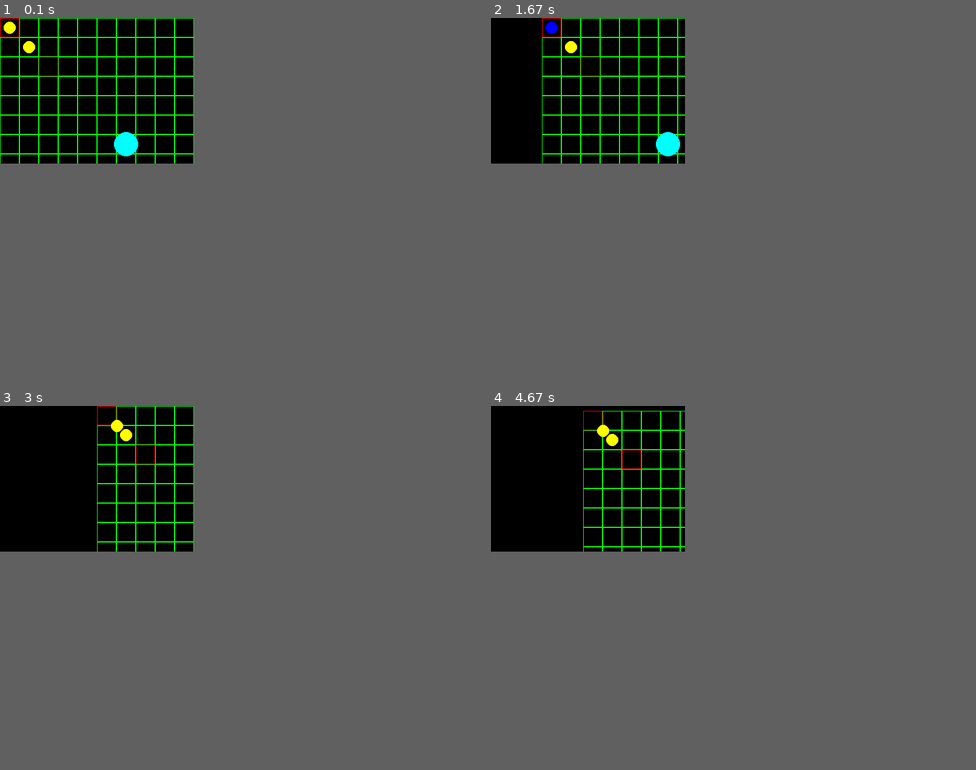
Above: before the commit, frames 1-4 (two rows, left to right).
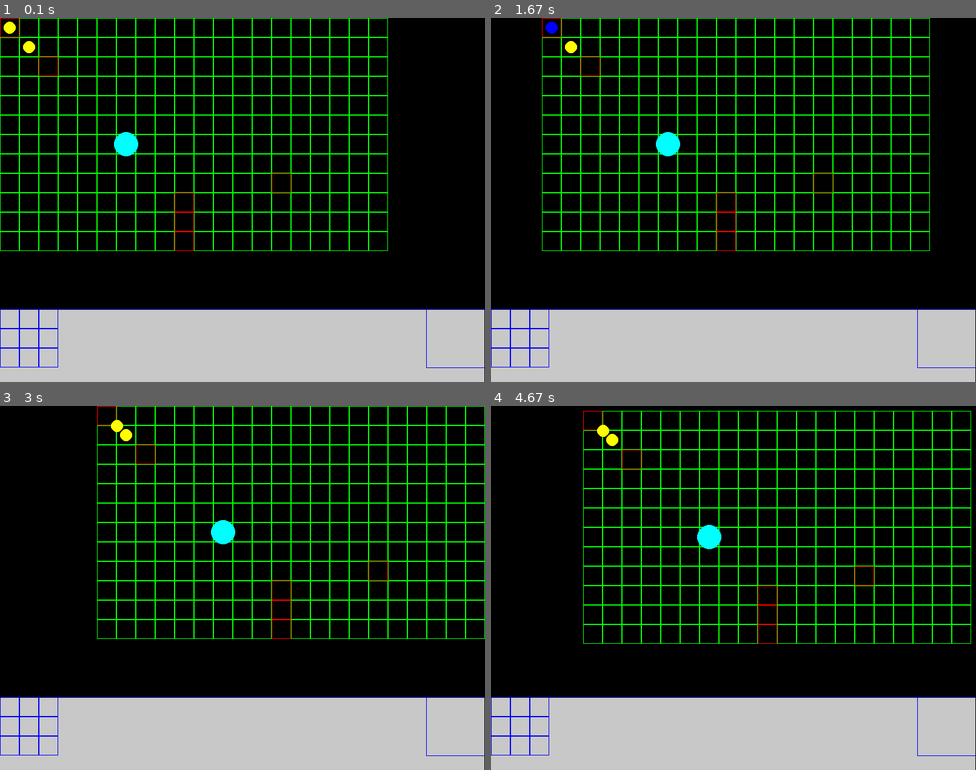
Above: after the commit, the same moments.

Repository: Xitog/tallentaa
Game: pygame game, started from projet_rts/python/rts.py
The game is run twice, just before and just after one commit, with the same random seed, the same clock (stepped at 60 frames per second) and the same inputs. The source is Python 2; it was converted automatically to run under Python 3.
Inputs (mouse positions are in pixels of both pictures, inside the frame that each line leads up to):
- Up to frame 1 (0.1 s): no input
- Up to frame 2 (1.67 s): hold Space 0.33-0.87 s; hold Left 0.33-0.87 s; click (520, 28) at 0.95 s; hold Shift from 1.23 s (still down); hold Left from 1.23 s (still down)
- Up to frame 3 (3 s): release Shift at 1.77 s; release Left at 1.77 s; right-click (116, 431) at 1.85 s; press the mouse at (184, 533) at 2.17 s; move the mouse to (155, 482) at 2.27 s; release the mouse at (121, 435) at 2.4 s; hold Left from 2.47 s (still down)
- Up to frame 4 (4.67 s): release Left at 3 s; hold Down 3.03-3.33 s; hold Left 3.37-3.77 s; hold Up 3.8-4.17 s; hold Right from 4.2 s (still down)
In our replay, the window is 320x240 before the commit and 800x600 after it. These sizes can differ from the game's own. Grey fills any space a smaller window leaves; there, only what the larger window draws over its background counts as a difference.

The runs differ from the first frame. In frame 1, 24% of the frame differs, in the area x 0-100%, y 0-100%; in frame 2, 25%; in frame 3, 25%; in frame 4, 25%.

Commit message:
Baselib : condition pour appeler les méthodes sur le nombre de params. Interpret2 : plusieurs paramètres pour les fonctions. ? pour les id à la fin (booléen). rts : de 32 en 32 sans s'arrêter au milieu. Chaînage des instructions !

Diff:
--- a/projet_language/calcoolette/baselib.py
+++ b/projet_language/calcoolette/baselib.py
@@ -25,37 +25,45 @@
                 return self.send_str(target, msg, par, scope)
 
     def send_int(self, target, msg, par, scope):
+        # check
+        if msg in ['add', 'sub', 'div', 'mul', 'pow', 'mod', 'lshift', 'rshift', 'and', 'or', 'xor','cmp']:
+            if len(par) != 1: raise Exception('%s function take 1 parameter, %d given' % (msg, len(par)))
+        elif msg in ['abs', 'inv', 'invbin', 'to_s', 'to_f', 'to_i', 'size']:
+            if len(par) != 0: raise Exception('%s function take 1 parameter, %d given' % (msg, len(par)))
+        elif msg in ['between?']:
+            if len(par) != 2: raise Exception('%s function take 2 parameters, %d given' % (msg, len(par)))
+        # do
         if msg == 'add':
-            return target + par
+            return target + par[0]
         elif msg == 'sub':
-            return target - par
+            return target - par[0]
         elif msg == 'div':
-            return target / par
+            return target / par[0]
         elif msg == 'mul':
-            return target * par
+            return target * par[0]
         elif msg == 'pow':
-            return target ** par
+            return target ** par[0]
         elif msg == 'mod':
-            return target % par
+            return target % par[0]
         elif msg == 'abs':
             return abs(target)
         elif msg == 'inv':
             return -target
         elif msg == 'lshift':
-            return target << par
+            return target << par[0]
         elif msg == 'rshift':
-            return target >> par
+            return target >> par[0]
         elif msg == 'and':
-            return target & par
+            return target & par[0]
         elif msg == 'or':
-            return target | par
+            return target | par[0]
         elif msg == 'xor':
-            return target ^ par
+            return target ^ par[0]
         elif msg == 'invbin':
             return ~target
         elif msg == 'cmp':
-            if target > par: return 1
-            elif target < par: return -1
+            if target > par[0]: return 1
+            elif target < par[0]: return -1
             else: return 0
         elif msg == 'to_s':
             return str(target)
@@ -65,22 +73,30 @@
             return target
         elif msg == 'size':
             return sys.getsizeof(target)
+        elif msg == 'between?':
+            return target >= par[1] and target <= par[0];
         else:
             raise Exception("Function %s not known for integer" % (msg,))
 
     def send_flt(self, target, msg, par, scope):
+        # check
+        if msg in ['add', 'sub', 'div', 'mul', 'pow', 'mod']:
+            if len(par) != 1: raise Exception('%s function take 1 parameter, %d given' % (msg, len(par)))
+        elif msg in ['abs', 'inv', 'round', 'trunc', 'floor', 'to_i', 'ceil']:
+            if len(par) != 0: raise Exception('%s function take 1 parameter, %d given' % (msg, len(par)))
+        # do
         if msg == 'add':
-            return target + par
+            return target + par[0]
         elif msg == 'sub':
-            return target - par
+            return target - par[0]
         elif msg == 'div':
-            return target / par
+            return target / par[0]
         elif msg == 'mul':
-            return target * par
+            return target * par[0]
         elif msg == 'pow':
-            return target ** par
+            return target ** par[0]
         elif msg == 'mod':
-            return target % par
+            return target % par[0]
         elif msg == 'abs':
             return abs(target)
         elif msg == 'inv':
@@ -98,12 +114,16 @@
         pass
 
     def send_boo(self, target, msg, par, scope):
+        # check
+        if msg in ['and', 'or', 'xor', 'inv', 'to_i']:
+            if len(par) != 1: raise Exception('%s function take 1 parameter, %d given' % (msg, len(par)))
+        # do
         if msg == 'and':
-            return target and par
+            return target and par[0]
         elif msg == 'or':
-            return target or par
+            return target or par[0]
         elif msg == 'xor':
-            return (target or par) and not (target and par)
+            return (target or par[0]) and not (target and par[0])
         elif msg == 'inv':
             return target == False
         elif msg == 'to_i':
--- a/projet_language/calcoolette/interpreter2.py
+++ b/projet_language/calcoolette/interpreter2.py
@@ -139,10 +139,11 @@
 ops = ['+', '-', '*', '/', '**', '%', '.', '<', '>', '!', '=']
 white = [' ', '\n', '\t']
 operators = ['+', '-', '*', '/', '**', '%', '.', '<', '<<', '<=', '>', '>>', '>=', '!=', '==', '<=>', '=']
-separators = ['(', ')', ';']
+separators = ['(', ')', ';', ',']
 id_booleans = ['true', 'True', 'False', 'false']
 id_operators = ['and', 'xor', 'or']
 id_keywords = ['class', 'fun', 'return', 'next', 'break', 'unless', 'until', 'do', 'while', 'end', 'elsif', 'else', 'then', 'if', 'module']
+spe = ['$', '?']
 
 class Symbolizer:
 
@@ -214,6 +215,10 @@
             if input[i] in alphas or input[i] in digits:
                 id+=input[i]
                 i+=1
+            # si i == $ ou ? et que c le dernier ou que i+1 != digits et i+1 != alphas alors
+            elif input[i] in spe and (i == len(input)-1 or (not input[i+1] in digits and not input[i+1] in alphas)):
+                id+=input[i]
+                i+=1
             else:
                 cont = False
         if id in id_booleans:
@@ -279,7 +284,7 @@
     i = 0
     best = -1
     best_prio = -1
-    prio = { ')' : 0, 'and' : 5, 'or' : 5, 'xor' : 5, '<=>' : 8, '<<': 9, '>>' : 9, '+' : 10, '-' : 10,
+    prio = { ')' : 0, ',' : 1, 'and' : 5, 'or' : 5, 'xor' : 5, '<=>' : 8, '<<': 9, '>>' : 9, '+' : 10, '-' : 10,
              '*' : 20, '/' : 20, '**' : 30, '%' : 30, 'call' : 35, '.' : 40,
              'unary-' : 50, 'call(' : 51, 'expr(' : 60 }
     lvl = 1
@@ -366,6 +371,11 @@
                     del symbols[jj]
                     jj -= 1
                 symbols[target] = Symbol(left=None, right=sub[0], val='call(', kind=Structure)
+            elif symbols[target].val == ',':
+                n = Symbol(left=symbols[target-1], right=symbols[target+1], val='suite', kind=Structure)
+                del symbols[target+1]
+                del symbols[target]
+                symbols[target-1] = n
             elif target > 0:
                 if symbols[target].val != '.' or (symbols[target].val == '.' and not_exist_or_dif(symbols, target+2, False, "call")):
                     n = Symbol(left=symbols[target-1], right=symbols[target+1], val=symbols[target].val, kind=symbols[target].kind)
@@ -462,11 +472,18 @@
         raise Exception("Bad name for instance function call: %s" % (name,))
 
     if args is None:
-        par = None
+        par = []
     elif args.right.__class__ in [int, float, str, bool]:
-        par = args.right
+        par = [args.right]
     elif args.right.terminal():
-        par = exec_node(args.right, scope)
+        par = [exec_node(args.right, scope)]
+    elif args.right.val == 'suite':
+        a = args.right
+        par = []
+        while not a.terminal():
+            par.append(exec_node(a.right))
+            a = a.left
+        par.append(exec_node(a))
     else:
         raise Exception("Bad par for instance function call: %s" % (args.right,))
     r = bb.send(target, name, par, scope)
@@ -518,7 +535,10 @@
             elif symbol.val == 'aff':
                 if symbol.left.val in scope and symbol.left.val[0].isupper():
                     raise Exception("Constant reference can't be changed")
-                scope[symbol.left.val] = exec_node(symbol.right, scope)
+                value = exec_node(symbol.right, scope)
+                if symbol.left.val[-1] == '?' and not isinstance(value, bool):
+                    raise Exception("?-ending id must reference boolean value")
+                scope[symbol.left.val] = value
                 return scope[symbol.left.val]
             elif symbol.val == 'suite':
                 exec_node(symbol.left, scope)
@@ -631,9 +651,10 @@
 loop = True
 debug = False
 mode = 'exec'
+prod = True
 while loop:
     command = raw_input('>>> ')
-    if command in ['exit', 'debug', '', 'symbols', 'exec', 'dump']:
+    if command in ['exit', 'debug', '', 'symbols', 'exec', 'dump', 'prod']:
         if command == 'exit' or command == '':
             loop = False
         elif command == 'debug':
@@ -647,11 +668,18 @@
         elif command == 'dump':
             for e in root_scope:
                 print e
+        elif command == 'prod':
+            prod = not prod
+            if prod: print 'production mode on'
+            else: print 'beware: dev mode on'
     else:
-        #try:
+        if prod:
+            try:
+                test(command, debug, mode)
+            except Exception as e:
+                print e
+        else:
             test(command, debug, mode)
-        #except Exception as e:
-        #    print e
 
 a = Symbol(Id, "a")
 b = Symbol(Operator, "=")
--- a/projet_rts/python/rts.py
+++ b/projet_rts/python/rts.py
@@ -10,7 +10,7 @@
 from pygame.locals import *
 
 pygame.init()
-size = width, height = 320, 240
+size = width, height = 800, 600 #320, 240
 screen = pygame.display.set_mode(size)
 
 #-----------------------------------------------------------------------
@@ -76,16 +76,16 @@
             o = self.orders[0]
             if o.kind == 'go':
                 r = self.go(o.x, o.y)
-                if r: del self.orders[-1]
+                if r: del self.orders[0]
             elif o.kind == 'attack':
                 #print o.kind, o.target, o.target.x, o.target.y
-                if math.sqrt((self.x-o.target.x)**2 + (self.y-o.target.y)**2) > self.range:
+                if math.sqrt((self.x-o.target.x)**2 + (self.y-o.target.y)**2) > self.range or (self.x-16) % 32 != 0 or (self.y-16) % 32 != 0:
                     self.go(o.target.x, o.target.y)
                 elif self.cpt <= 0:
                     o.target.life -= self.dom
                     self.cpt = self.reload
                     if o.target.life <= 0:
-                        del self.orders[-1]
+                        del self.orders[0]
                 else:
                     self.cpt -= 1
         return True
@@ -94,7 +94,30 @@
         #print 'order'
         self.orders = [o]
 
+    def add_order(self, o):
+        self.orders.append(o)
+
     def go(self, x, y):
+        # 32 en 32
+        from_x32 = self.x/32
+        from_y32 = self.y/32
+        to_x32 = x/32
+        to_y32 = y/32
+
+        #print 'dest x,y = ', x,y
+        #print 'dest32 x,y = ', to_x32, to_y32
+
+        if to_x32 > from_x32: n_x32 = from_x32+1
+        elif to_x32 < from_x32: n_x32 = from_x32 - 1
+        elif to_x32 == from_x32: n_x32 = from_x32
+        if to_y32 > from_y32: n_y32 = from_y32+1
+        elif to_y32 < from_y32: n_y32 = from_y32 - 1
+        elif to_y32 == from_y32: n_y32 = from_y32
+
+        x = n_x32 * 32 + 16
+        y = n_y32 * 32 + 16
+        ##
+
         nx = self.x
         ny = self.y
 
@@ -143,20 +166,22 @@
 # Current setting
 
 my_map = [
-    [1,0,0,0,0,0,0,0,0,0],
-    [0,0,0,0,0,0,0,0,0,0],
-    [0,0,1,0,0,0,0,0,0,0],
-    [0,0,0,0,0,0,0,0,0,0],
-    [0,0,0,0,0,0,0,0,0,0],
-    [0,0,0,0,0,0,0,0,0,0],
-    [0,0,0,0,0,0,0,0,0,0],
-    [0,0,0,0,0,0,0,0,0,0],
-    [0,0,0,0,0,0,0,0,0,0],
-    [0,0,0,0,0,0,0,0,0,1],
+    [1,0,0,0,0,0,0,0,0,0,0,0,0,0,0,0,0,0,0,0],
+    [0,0,0,0,0,0,0,0,0,0,0,0,0,0,0,0,0,0,0,0],
+    [0,0,1,0,0,0,0,0,0,0,0,0,0,0,0,0,0,0,0,0],
+    [0,0,0,0,0,0,0,0,0,0,0,0,0,0,0,0,0,0,0,0],
+    [0,0,0,0,0,0,0,0,0,0,0,0,0,0,0,0,0,0,0,0],
+    [0,0,0,0,0,0,0,0,0,0,0,0,0,0,0,0,0,0,0,0],
+    [0,0,0,0,0,0,0,0,0,0,0,0,0,0,0,0,0,0,0,0],
+    [0,0,0,0,0,0,0,0,0,0,0,0,0,0,0,0,0,0,0,0],
+    [0,0,0,0,0,0,0,0,0,0,0,0,0,0,1,0,0,0,0,0],
+    [0,0,0,0,0,0,0,0,0,1,0,0,0,0,0,0,0,0,0,0],
+    [0,0,0,0,0,0,0,0,0,1,0,0,0,0,0,0,0,0,0,0],
+    [0,0,0,0,0,0,0,0,0,1,0,0,0,0,0,0,0,0,0,0],
 ]
 
-MAP_X = 10
-MAP_Y = 10
+MAP_X = 20
+MAP_Y = 12
 
 side1 = Color(255, 255, 0)
 side2 = Color(0, 255, 255)
@@ -187,6 +212,7 @@
             elif event.key == K_RIGHT:
                 right = True
             elif event.key == K_LSHIFT:
+                print 'add_mod!'
                 add_mod = True
         elif event.type == KEYUP:
             if event.key == K_DOWN:
@@ -199,6 +225,7 @@
                 right = False
             elif event.key == K_LSHIFT:
                 add_mod = False
+                print 'stop add mod!'
             elif event.key == K_SPACE:
                 SCROLL_MOD += 1
         elif event.type == MOUSEBUTTONDOWN:
@@ -216,8 +243,10 @@
                     u = select(mx-X, my-Y)
                     print 'unit=', u, 'life=', u.life
                     if add_mod:
+                        print 'ajout'
                         selected.append(u)
                     else:
+                        print 'redo'
                         selected = [u]
                 else:
                     selected = []
@@ -226,10 +255,20 @@
                 s = select(mx-X, my-Y)
                 if not s:
                     for u in selected:
-                        u.order(Order('go', mx-X, my-Y))
+                        if not add_mod:
+                            print 'set order!'
+                            u.order(Order('go', mx-X, my-Y))
+                        else:
+                            print 'add order!'
+                            print len(u.orders)
+                            u.add_order(Order('go', mx-X, my-Y))
+                            print len(u.orders)
                 elif s.side != SIDE_PLAYER:
                     for u in selected:
-                        u.order(Order('attack', target=s))
+                        if not add_mod:
+                            u.order(Order('attack', target=s))
+                        else:
+                            u.add_order(Order('attack', target=s))
             elif event.button == 2:
                 print 'button 3'
 
@@ -274,17 +313,36 @@
         if u in selected:
             c = Color(0, 0, 255, 255)
             if len(u.orders) > 0:
-                if u.orders[0].kind == 'go':
-                    pygame.draw.circle(screen, c, (u.orders[0].x+X, u.orders[0].y+Y), 5, 0)
-                    pygame.draw.line(screen, c, (u.x+X, u.y+Y), (u.orders[0].x+X, u.orders[0].y+Y), 1)
-                elif u.orders[0].kind == 'attack':
-                    pygame.draw.circle(screen, Color(255,0,0), (u.orders[0].target.x+X, u.orders[0].target.y+Y), 5, 0)
-                    pygame.draw.line(screen, Color(255,0,0), (u.x+X, u.y+Y), (u.orders[0].target.x+X, u.orders[0].target.y+Y), 1)
+                lx = u.x
+                ly = u.y
+                for o in u.orders:
+                    if o.kind == 'go':
+                        pygame.draw.circle(screen, c, (o.x+X, o.y+Y), 5, 0)
+                        pygame.draw.line(screen, c, (lx+X, ly+Y), (o.x+X, o.y+Y), 1)
+                        lx = o.x
+                        ly = o.y
+                    elif o.kind == 'attack':
+                        pygame.draw.circle(screen, Color(255,0,0), (o.target.x+X, o.target.y+Y), 5, 0)
+                        pygame.draw.line(screen, Color(255,0,0), (lx+X, ly+Y), (o.target.x+X, o.target.y+Y), 1)
+                        lx = o.target.x
+                        ly = o.target.y
         else:
             c = u.side
         #    c = Color(0, 255, 0, 255)
         pygame.draw.circle(screen, c, (u.x+X, u.y+Y), u.size, 0)
 
+    INTERFACE_Y = 480
+    # Interface
+    pygame.draw.rect(screen, Color(200, 200, 200), (0, INTERFACE_Y, 799, 200), 0)
+    pygame.draw.line(screen, Color(0,0,255), (0, INTERFACE_Y), (799, INTERFACE_Y), 1)
+    for xx in range(0,3):
+        for yy in range(0,3):
+            pygame.draw.rect(screen, Color(0, 0, 255), (xx*32, yy*32+INTERFACE_Y, 32, 32), 1)
+    pygame.draw.line(screen, Color(0,0,255), (703, INTERFACE_Y), (703, INTERFACE_Y+96), 1)
+    pygame.draw.line(screen, Color(0,0,255), (703, INTERFACE_Y+96), (799, INTERFACE_Y+96), 1)
+
+    # fin Interface
+
     #screen.blit(ball, ballrect)
     pygame.display.flip()
 
